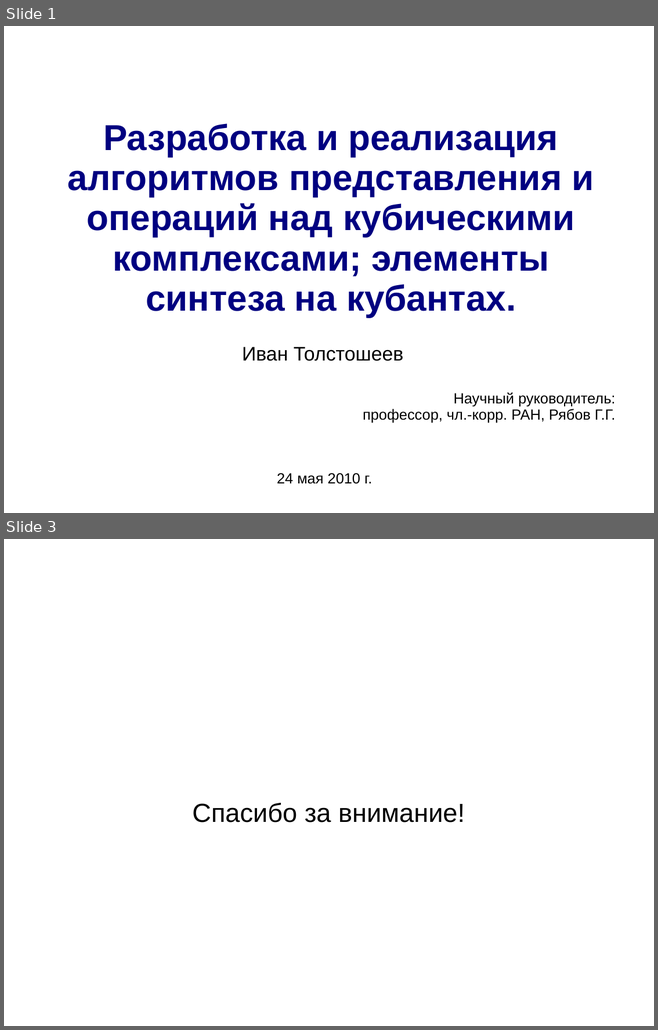
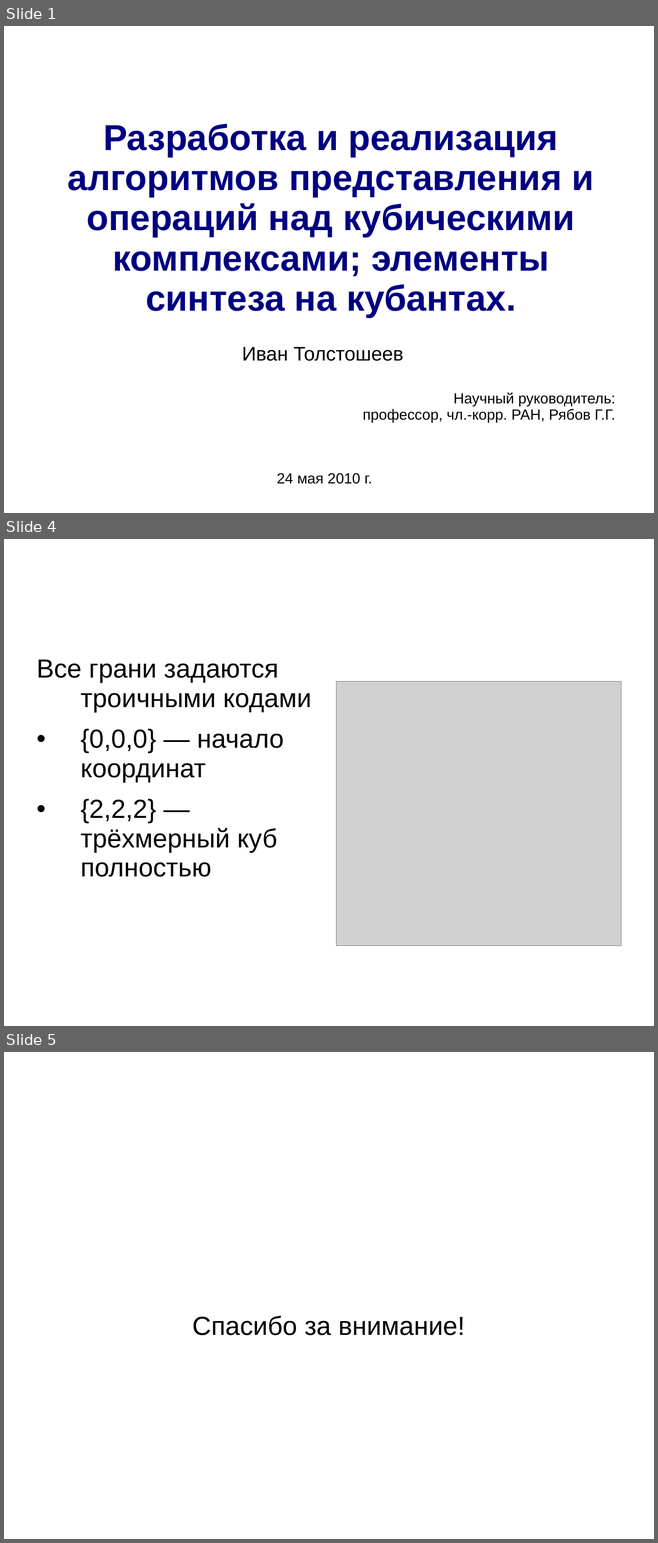
Before and after one commit to itroot/university-tasks, a slide deck: diploma/presentation.ppt. Shown one above the other, each under a label of ours: slides 1 and 3 before the commit, slides 1, 4 and 5 after it; the slides between them are not shown. The pictures are 658x1030 and 658x1543 pixels, drawn with LibreOffice and Linux fonts; fonts in the diff are those of the drawing; grey boxes stand for pictures; background and template pictures are left out. Boxes give left, top, right and bottom in pixels: in the first picture for what was removed or moved away, otherwise in the second. Text is boxed around its words. In the diff, an @@ line names an element or a change of style, - is before the commit and + after.

Commit message:
Added presentation.

```diff
--- a/diploma/presentation.ppt
+++ b/diploma/presentation.ppt
@@ slide 4 added at (4,539,654,1026), background picture (left out) @@
@@ title added at (34,539,619,620), 44 pt, text #FFFFFF, bold @@
+Понятие кубанта
@@ text added at (36,660,311,877), 32 pt, text #000000 @@
+Все грани задаются троичными кодами
+• {0,0,0} — начало координат
+• {2,2,2} — трёхмерный куб полностью
@@ picture added at (336,682,621,946) @@
@@ what was slide 3 is now slide 5 @@
```
Also in this commit, not shown: 2 other slides added, 1 slide removed.
